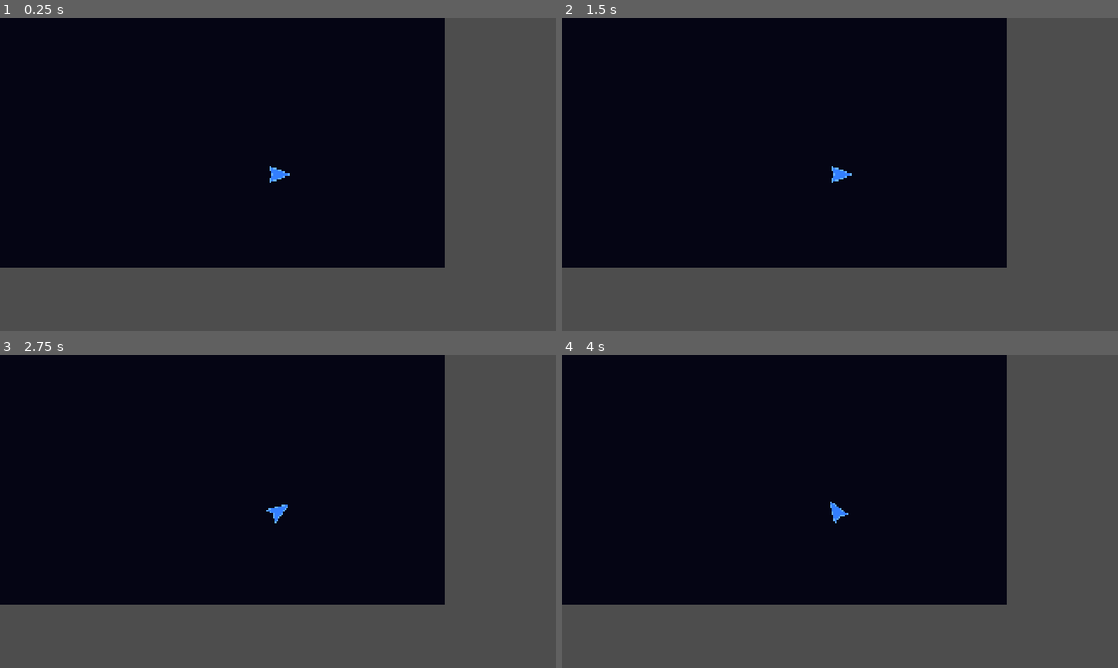
Above: before the commit, frames 1-4 (two rows, left to right).
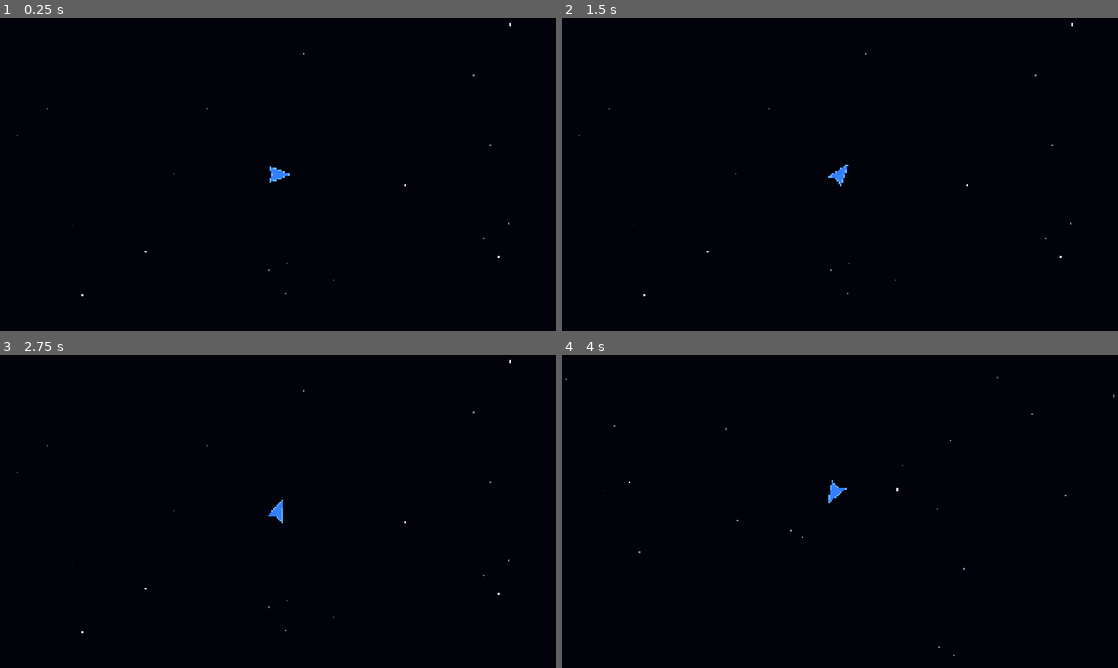
Above: after the commit, the same moments.

Repository: Sekinal/astroflux-rewritten
Game: Godot game, scene res://scenes/game/game.tscn
The game is run twice, just before and just after one commit, with the same random seed, the same clock (stepped at 60 frames per second) and the same inputs.
Inputs (mouse positions are in pixels of both pictures, inside the frame that each line leads up to):
- Up to frame 1 (0.25 s): no input
- Up to frame 2 (1.5 s): tap Enter at 0.5 s; move the mouse to (962, 158) at 0.52 s; hold D (rotate_right) 0.53-1.28 s; hold Shift (boost) 0.53-1.28 s; move the mouse to (728, 190) at 1.27 s; hold S (brake) from 1.28 s (still down); click (728, 190) at 1.35 s
- Up to frame 3 (2.75 s): tap Space at 2 s; move the mouse to (333, 442) at 2.02 s; release S (brake) at 2.03 s; hold D (rotate_right) from 2.03 s (still down); tap R at 2.1 s
- Up to frame 4 (4 s): move the mouse to (812, 574) at 2.77 s; release D (rotate_right) at 2.78 s; hold W (accelerate) 2.78-3.53 s; tap Shift (boost) at 2.85 s; move the mouse to (1006, 558) at 3.52 s; hold A (rotate_left) from 3.53 s (still down); click (1006, 558) at 3.6 s

The runs differ from the first frame. In frame 1, 36% of the frame differs, in the area x 0-100%, y 0-100%; in frame 2, 36%; in frame 3, 36%; in frame 4, 36%.

Commit message:
Add smooth movement interpolation and parallax starfield background
- Fix ship stuttering by implementing manual interpolation between physics
  frames in _process() using Engine.get_physics_interpolation_fraction()
- Fix heading.gd populate_message to use scaled integers (x100/x1000) to
  match network protocol format
- Add procedural parallax starfield with 4 layers at different depths
- Copy original game background and star assets from decompiled SWF
- Update game scene to use new starfield instead of placeholder

Diff:
--- a/scenes/entities/ships/player_ship.gd
+++ b/scenes/entities/ships/player_ship.gd
@@ -50,6 +50,12 @@
 var _last_command_time: float = 0.0
 var _pending_commands: Array[Dictionary] = []
 
+# Interpolation state for smooth rendering
+var _prev_pos: Vector2 = Vector2.ZERO
+var _prev_rotation: float = 0.0
+var _current_pos: Vector2 = Vector2.ZERO
+var _current_rotation: float = 0.0
+
 # =============================================================================
 # NODES
 # =============================================================================
@@ -67,6 +73,12 @@
 	hp = hp_max
 	shield = shield_max
 
+	# Initialize interpolation state
+	_prev_pos = global_position
+	_current_pos = global_position
+	_prev_rotation = rotation
+	_current_rotation = rotation
+
 	# Register message handlers
 	NetworkManager.add_message_handler("playerCourse", _on_player_course)
 
@@ -77,12 +89,16 @@
 	# Handle input
 	_process_input()
 
+	# Store previous state for interpolation
+	_prev_pos = _current_pos
+	_prev_rotation = _current_rotation
+
 	# Run physics through converger
 	converger.run(NetworkManager.server_time)
 
-	# Apply converger state to node
-	global_position = converger.course.pos
-	rotation = converger.course.rotation
+	# Store current physics state
+	_current_pos = converger.course.pos
+	_current_rotation = converger.course.rotation
 
 	# Update engine glow visibility
 	if engine_glow:
@@ -90,6 +106,18 @@
 
 	# Regenerate shield
 	_regenerate_shield(delta)
+
+func _process(delta: float) -> void:
+	if is_dead:
+		return
+
+	# Interpolate visual position between physics frames for smooth rendering
+	var physics_fps := float(Engine.physics_ticks_per_second)
+	var interp_fraction := Engine.get_physics_interpolation_fraction()
+
+	# Lerp position and rotation
+	global_position = _prev_pos.lerp(_current_pos, interp_fraction)
+	rotation = lerp_angle(_prev_rotation, _current_rotation, interp_fraction)
 
 func _process_input() -> void:
 	var heading := converger.course
--- a/scenes/game/game.gd
+++ b/scenes/game/game.gd
@@ -8,7 +8,7 @@
 
 @onready var player_ship: PlayerShip = $PlayerShip
 @onready var camera: Camera2D = $Camera2D
-@onready var background: ParallaxBackground = $ParallaxBackground
+@onready var starfield: Node2D = $Starfield
 
 # =============================================================================
 # STATE
--- a/scenes/game/game.tscn
+++ b/scenes/game/game.tscn
@@ -1,23 +1,32 @@
-[gd_scene load_steps=3 format=3]
+[gd_scene load_steps=4 format=3]
 
 [ext_resource type="Script" path="res://scenes/game/game.gd" id="1_game"]
 [ext_resource type="PackedScene" path="res://scenes/entities/ships/player_ship.tscn" id="2_player"]
+[ext_resource type="Script" path="res://scripts/effects/starfield.gd" id="3_starfield"]
 
 [node name="Game" type="Node2D"]
 script = ExtResource("1_game")
 
-[node name="ParallaxBackground" type="ParallaxBackground" parent="."]
+[node name="Background" type="ColorRect" parent="."]
+z_index = -100
+anchors_preset = 15
+anchor_right = 1.0
+anchor_bottom = 1.0
+offset_left = -10000.0
+offset_top = -10000.0
+offset_right = 10000.0
+offset_bottom = 10000.0
+color = Color(0.01, 0.01, 0.04, 1)
 
-[node name="Stars1" type="ParallaxLayer" parent="ParallaxBackground"]
-motion_scale = Vector2(0.1, 0.1)
-motion_mirroring = Vector2(1920, 1080)
-
-[node name="ColorRect" type="ColorRect" parent="ParallaxBackground/Stars1"]
-offset_left = -960.0
-offset_top = -540.0
-offset_right = 960.0
-offset_bottom = 540.0
-color = Color(0.02, 0.02, 0.08, 1)
+[node name="Starfield" type="Node2D" parent="."]
+z_index = -50
+script = ExtResource("3_starfield")
+star_count_per_layer = 300
+field_size = Vector2(6000, 6000)
+layers = 4
+layer_colors = Array[Color]([Color(0.2, 0.2, 0.3, 0.4), Color(0.4, 0.4, 0.5, 0.6), Color(0.6, 0.6, 0.8, 0.8), Color(1, 1, 1, 1)])
+layer_sizes = Array[float]([1.0, 1.5, 2.0, 2.5])
+layer_speeds = Array[float]([0.05, 0.15, 0.35, 0.6])
 
 [node name="PlayerShip" parent="." instance=ExtResource("2_player")]
 
--- /dev/null
+++ b/scripts/effects/starfield.gd
@@ -0,0 +1,70 @@
+class_name Starfield
+extends Node2D
+## Starfield - Procedural parallax starfield background
+## Creates multiple layers of stars at different depths
+
+@export var star_count_per_layer: int = 200
+@export var field_size: Vector2 = Vector2(4000, 4000)
+@export var layers: int = 3
+@export var layer_colors: Array[Color] = [
+	Color(0.3, 0.3, 0.4, 0.5),   # Far stars (dim)
+	Color(0.5, 0.5, 0.6, 0.7),   # Mid stars
+	Color(0.8, 0.8, 1.0, 1.0),   # Near stars (bright)
+]
+@export var layer_sizes: Array[float] = [1.0, 2.0, 3.0]
+@export var layer_speeds: Array[float] = [0.1, 0.3, 0.6]  # Parallax speeds
+
+var _star_layers: Array[Array] = []
+var _camera: Camera2D = null
+var _initialized: bool = false
+
+func _ready() -> void:
+	# Generate star positions for each layer immediately
+	for i in range(layers):
+		var layer_stars: Array = []
+		for j in range(star_count_per_layer):
+			layer_stars.append(Vector2(
+				randf_range(-field_size.x / 2, field_size.x / 2),
+				randf_range(-field_size.y / 2, field_size.y / 2)
+			))
+		_star_layers.append(layer_stars)
+
+	_initialized = true
+	queue_redraw()
+
+func _process(_delta: float) -> void:
+	# Redraw when camera moves for parallax effect
+	queue_redraw()
+
+func _draw() -> void:
+	if not _initialized:
+		return
+
+	if _camera == null:
+		_camera = get_viewport().get_camera_2d()
+		if _camera == null:
+			return
+
+	var cam_pos := _camera.global_position
+	var viewport_size := get_viewport_rect().size / _camera.zoom
+
+	# Draw each layer with parallax offset
+	for layer_idx in range(layers):
+		var color: Color = layer_colors[layer_idx] if layer_idx < layer_colors.size() else Color.WHITE
+		var size: float = layer_sizes[layer_idx] if layer_idx < layer_sizes.size() else 2.0
+		var speed: float = layer_speeds[layer_idx] if layer_idx < layer_speeds.size() else 0.5
+
+		var parallax_offset := cam_pos * (1.0 - speed)
+
+		for star_pos in _star_layers[layer_idx]:
+			# Calculate wrapped position
+			var draw_pos: Vector2 = star_pos - parallax_offset
+
+			# Wrap stars to create infinite field effect
+			draw_pos.x = fmod(draw_pos.x - cam_pos.x + field_size.x / 2, field_size.x) - field_size.x / 2 + cam_pos.x
+			draw_pos.y = fmod(draw_pos.y - cam_pos.y + field_size.y / 2, field_size.y) - field_size.y / 2 + cam_pos.y
+
+			# Only draw if on screen (with margin)
+			var screen_pos := draw_pos - cam_pos
+			if abs(screen_pos.x) < viewport_size.x and abs(screen_pos.y) < viewport_size.y:
+				draw_circle(draw_pos, size, color)
--- a/scripts/movement/heading.gd
+++ b/scripts/movement/heading.gd
@@ -45,14 +45,14 @@
 	rotate_right = msg.get_boolean(index + 9)
 	return index + NR_OF_VARS
 
-## Add heading data to a network message
+## Add heading data to a network message (scaled for network precision)
 func populate_message(msg: Message) -> Message:
 	msg.add(time)
-	msg.add(pos.x)
-	msg.add(pos.y)
-	msg.add(speed.x)
-	msg.add(speed.y)
-	msg.add(rotation)
+	msg.add(int(pos.x * 100))      # x100 for position precision
+	msg.add(int(pos.y * 100))
+	msg.add(int(speed.x * 100))    # x100 for speed precision
+	msg.add(int(speed.y * 100))
+	msg.add(int(rotation * 1000))  # x1000 for rotation precision
 	msg.add(accelerate)
 	msg.add(deaccelerate)
 	msg.add(rotate_left)
Binary file added: assets/backgrounds/space_bg.jpg
Binary file added: assets/sprites/star.png
